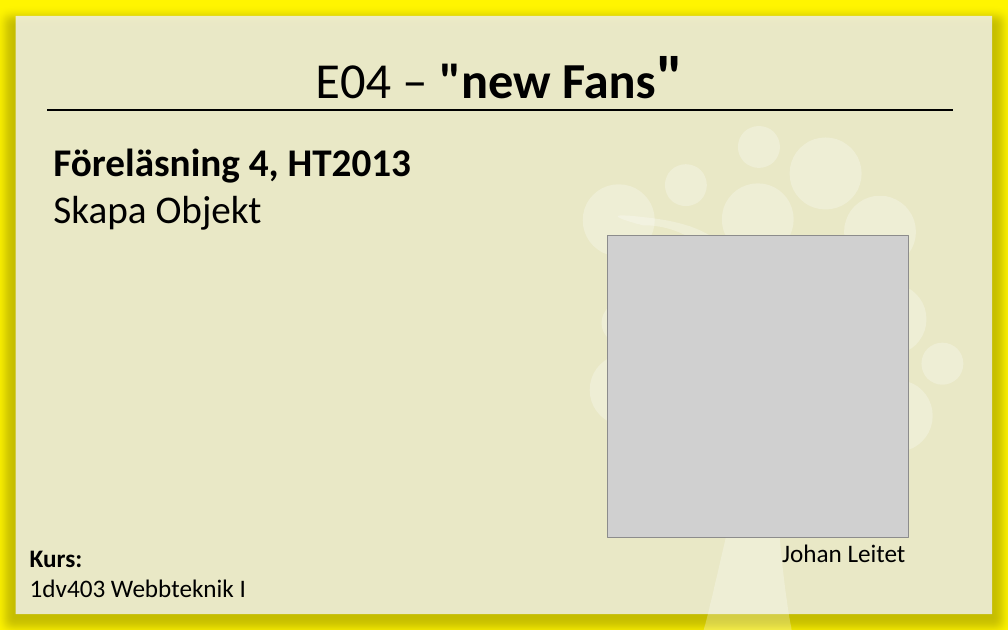
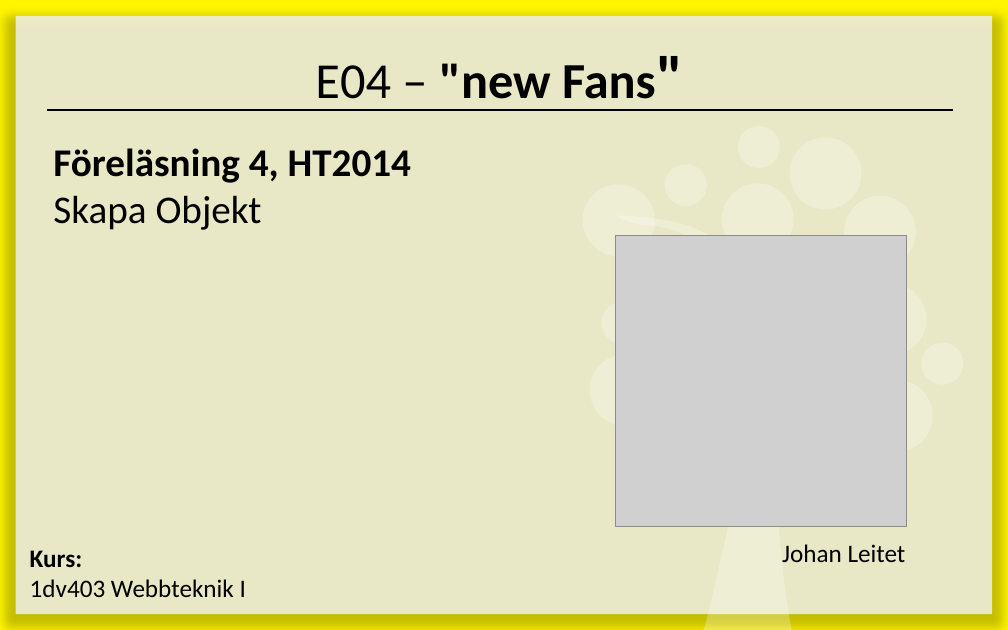
Before and after one commit to Leitet/Kursmaterial-JavaScript, a slide deck: slide 1 of lectures/E04-new Fans/E04 - new Fans.pptx. Drawn at 1008x630 pixels with LibreOffice and Linux fonts; fonts in the diff are those of the drawing; grey boxes stand for pictures. Boxes give left, top, right and bottom in pixels: in the first picture for what was removed or moved away, otherwise in the second. Text is boxed around its words. In the diff, an @@ line names an element or a change of style, - is before the commit and + after.

Commit message:
Adding let

```diff
--- a/lectures/E04-new Fans/E04 - new Fans.pptx
+++ b/lectures/E04-new Fans/E04 - new Fans.pptx
@@ text at box(53, 148, 411, 183): text changed @@
-Föreläsning 4, HT2013
+Föreläsning 4, HT2014
@@ picture: place and size @@
-picture at box(607, 236, 908, 537)
+picture at box(615, 236, 906, 527)
```
